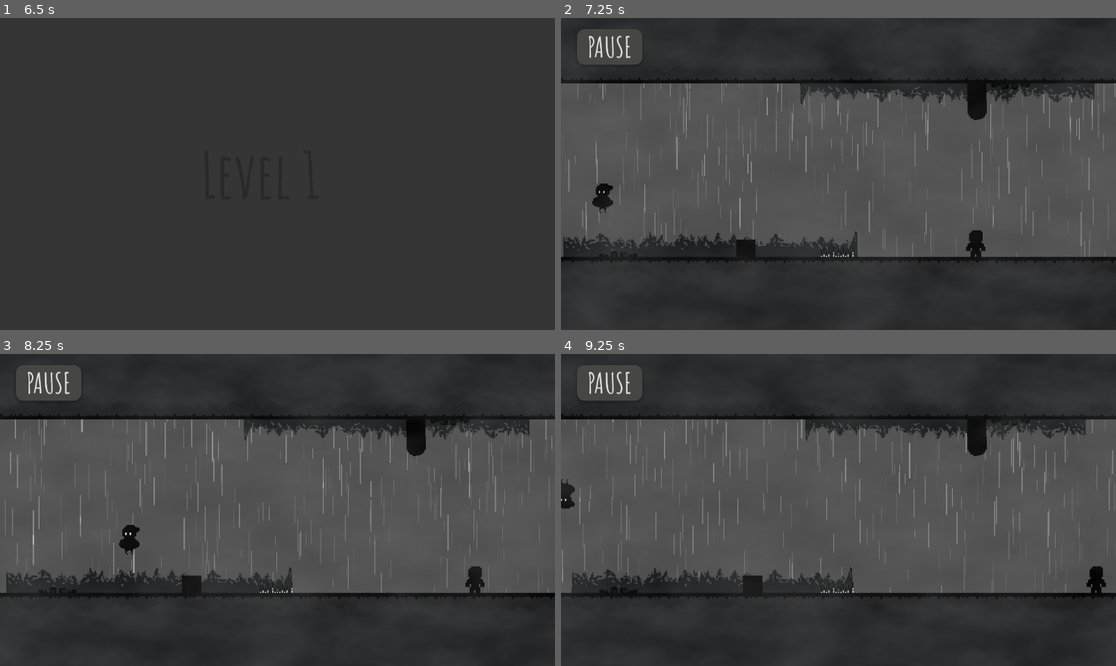
Above: before the commit, frames 1-4 (two rows, left to right).
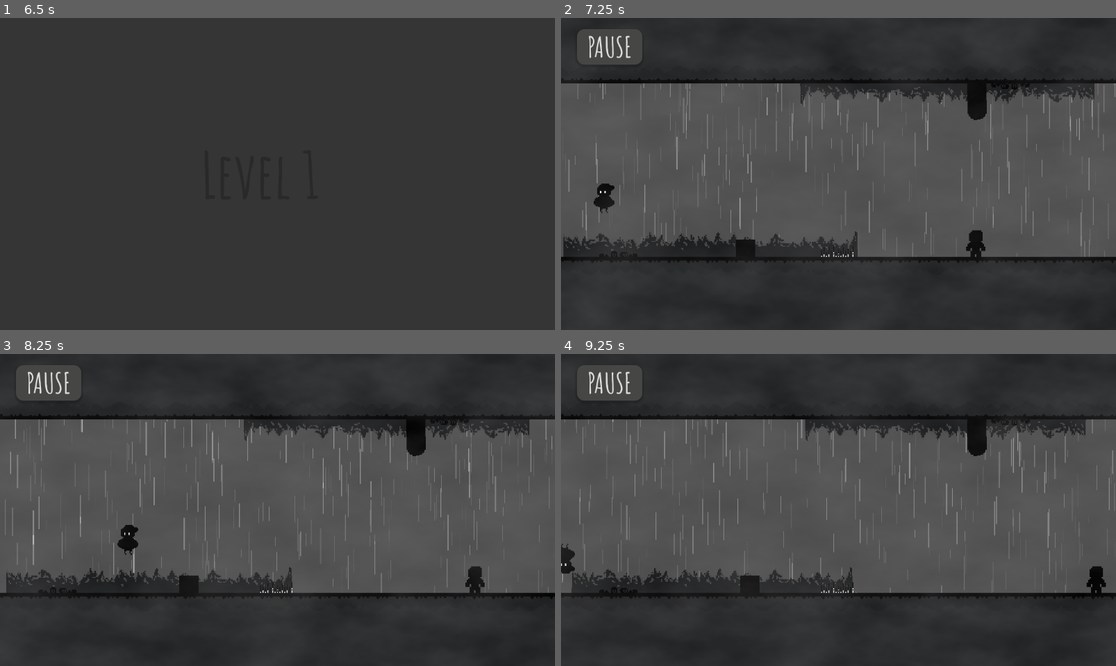
Above: after the commit, the same moments.

Repository: aliaprince916-commits/gravity
Game: Godot game, scene res://scenes/mainmenu.tscn
The game is run twice, just before and just after one commit, with the same random seed, the same clock (stepped at 60 frames per second) and the same inputs.
Inputs:
- Up to frame 1 (6.5 s): click "play" at 0.5 s; click "play" at 1.25 s; tap Enter (ui_accept) at 2, 2.27, 2.3, 2.57, 2.85, 3.02, 3.32, 3.8, 4.52, 4.82, 5.85, 6.02, 6.32 s; hold Right (ui_right) 2.03-3.53 s; tap G (g) at 2.1, 3.05, 3.6, 4.35 s; hold Left (ui_left) 3.53-4.28 s; hold Right (ui_right) 4.28-5 s; click "1" at 5 s; hold Right (ui_right) from 5.78 s (still down)
- Up to frame 2 (7.25 s): release Right (ui_right) at 6.53 s; hold Left (ui_left) from 6.53 s (still down); tap G (g) at 6.6 s; tap Enter (ui_accept) at 6.77, 7.07 s
- Up to frame 3 (8.25 s): release Left (ui_left) at 7.28 s; hold Right (ui_right) 7.28-8.03 s; tap G (g) at 7.35 s; tap Enter (ui_accept) at 7.55, 8.1 s; hold Left (ui_left) from 8.03 s (still down)
- Up to frame 4 (9.25 s): keep holding Left (ui_left); tap Enter (ui_accept) at 8.27, 8.57, 9.02, 9.05 s; tap G (g) at 8.3, 8.85 s

Frame 1 is identical in both runs. In frame 2, less than 0.1% of the frame differs, in the area x 5-36%, y 53-73%; in frame 3, less than 0.1%; in frame 4, 0.4%, in the area x 0-37%, y 40-74%.

Commit message:
واخيرا

Diff:
--- a/scenes/box.tscn
+++ b/scenes/box.tscn
@@ -4,7 +4,6 @@
 [ext_resource type="Script" uid="uid://c1gnh85xb8mxt" path="res://scripts/box.gd" id="1_ks2v0"]
 
 [sub_resource type="PhysicsMaterial" id="PhysicsMaterial_ks2v0"]
-friction = 0.7
 
 [sub_resource type="RectangleShape2D" id="RectangleShape2D_ks2v0"]
 size = Vector2(14, 14)
@@ -17,8 +16,6 @@
 can_sleep = false
 lock_rotation = true
 continuous_cd = 2
-linear_damp = 5.0
-angular_damp = 5.0
 script = ExtResource("1_ks2v0")
 
 [node name="DungeonTileSet" type="Sprite2D" parent="."]
--- a/scripts/player.gd
+++ b/scripts/player.gd
@@ -20,94 +20,55 @@
 var dir_p=1
 
 func _physics_process(delta: float) -> void:
-	# معلومات مهمة حول متغير انجاه الجاذبية والبحث عن حوله في الارض او السقف مع الجاذبية صحيحة
-	var is_floor=is_grav(dir_p)
-	# هذ متغير اتجاه التحرك يمين اوي سار على حسب الزر الذي انت ظاغط عليه
-	gravity_jump(delta,is_floor)
+	# 1. تحديث اتجاه الأعلى (Up Direction) بناءً على الجاذبية الحالية
+	# هذا السطر يغنيك عن دالة is_grav المعقدة ويحل مشاكل التصادم
+	up_direction = Vector2.UP if dir_p == 1 else Vector2.DOWN
+
+	# 2. إضافة الجاذبية (تستخدم dir_p لتحديد الاتجاه)
+	if not is_on_floor():
+		velocity += get_gravity() * delta * dir_p
+
+	# 3. معالجة القفز (is_on_floor الآن تعمل في السقف والأرض بفضل up_direction)
+	if Input.is_action_just_pressed("ui_accept") and is_on_floor():
+		velocity.y = JUMP_VELOCITY * dir_p
+		jump.play()
+
+	# 4. معالجة الحركة الأفقية
 	var direction := Input.get_axis("ui_left", "ui_right")
-	# Add the gravity.
-	move(direction,is_floor)
-	# دفع الصندوق
-	# دفع الصندوق
+	if direction:
+		velocity.x = direction * SPEED
+	else:
+		velocity.x = move_toward(velocity.x, 0, SPEED)
+
+	# 5. استدعاء الحركة (يجب أن يكون قبل فحص تصادم الصناديق)
+	move_and_slide()
+
+	# 6. دفع الصندوق (RigidBody2D) - كود نظيف وبدون اهتزاز
 	for i in get_slide_collision_count():
 		var collision=get_slide_collision(i)
 		var collision_box=collision.get_collider()
 		if collision_box.is_in_group("box") and abs(collision_box.get_linear_velocity().x)<MAX_VELOCITY:
 			collision_box.apply_central_impulse(collision.get_normal()*-PUSH)
 
+	# 7. تغيير الجاذبية (الضغط على زر G)
+	if Input.is_action_just_pressed("g") and is_on_floor():
+		dir_p *= -1
+		g.play()
+		# اختيار بكسل آرت: قلب الأنميشن فوراً
+		animated_sprite_2d.flip_v = (dir_p == -1)
 
+	# 8. تحديث الأنيميشن
+	update_animations(direction)
 
-
-
-
-
-
-
-
-
-
-
-
-
-
-
-
-	# عملية تغير الجاذبية لنفسه
-	if Input.is_action_just_pressed("g") and is_floor:
-		dir_p*=-1
-		g.play()
-	move_and_slide()
-
-
-
-
-
-
-
-# دالة القفز والجمب
-func gravity_jump(delta,is_floor):
-	if !is_floor:
-		velocity +=get_gravity()*delta*dir_p
-	if Input.is_action_just_pressed("ui_accept") and is_floor:
-		velocity.y =JUMP_VELOCITY*dir_p
-		jump.play()
-	if not is_floor:
+# دالة منفصلة للأنيميشن ليبقى الكود منظماً
+func update_animations(direction):
+	if not is_on_floor():
 		animated_sprite_2d.play("jump")
-		if dir_p==1:
-			animated_sprite_2d.flip_v=false
-			$CollisionShape2D.position.y=2
-		else:
-			animated_sprite_2d.flip_v=true
-			$CollisionShape2D.position.y=-2
-# دالة المشي وفق متغير الاتجاه
-func move(direction,is_floor):
-	# Get the input direction and handle the movement/deceleration.
-	# As good practice, you should replace UI actions with custom gameplay actions.
-	if direction:
-		velocity.x = direction * SPEED
+	elif direction != 0:
+		animated_sprite_2d.play("run")
+		animated_sprite_2d.flip_h = (direction < 0)
 	else:
-		velocity.x = move_toward(velocity.x, 0, SPEED)
-	pass
-
-	if direction>0:
-		animated_sprite_2d.flip_h=false
-	if direction<0:
-		animated_sprite_2d.flip_h=true
-	if is_floor:
-		if direction==0:
-			animated_sprite_2d.play("idle")
-		else:
-			animated_sprite_2d.play("run")
-
-# البحث عن هل هو في الجاذبية الصحيحة لتصحيح التجاه
-func is_grav(g):
-	if is_on_floor() and g==1:
-		return true
-	elif is_on_ceiling() and g==-1:
-		return true
-	else:
-		return false
-
+		animated_sprite_2d.play("idle")
 	# استدعاء الـ Scene الخاص بالظل (تأكد من عمل Preload له)
 var is_dead: bool = false # تعريف المتغير في أعلى الملف
 
